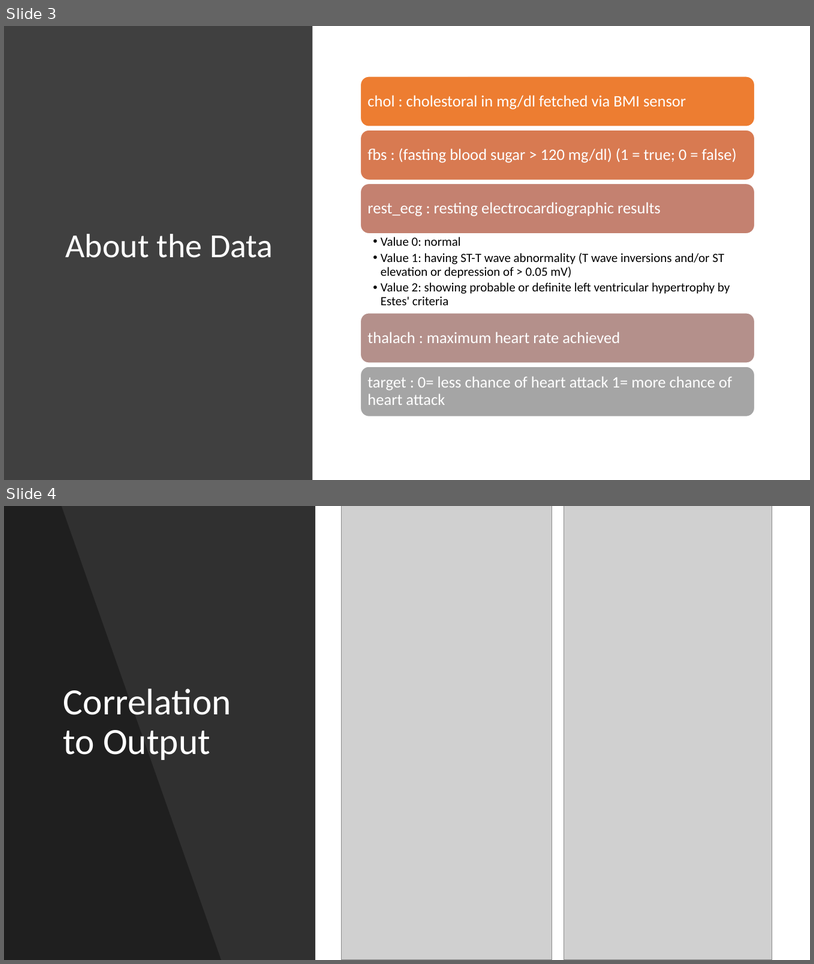
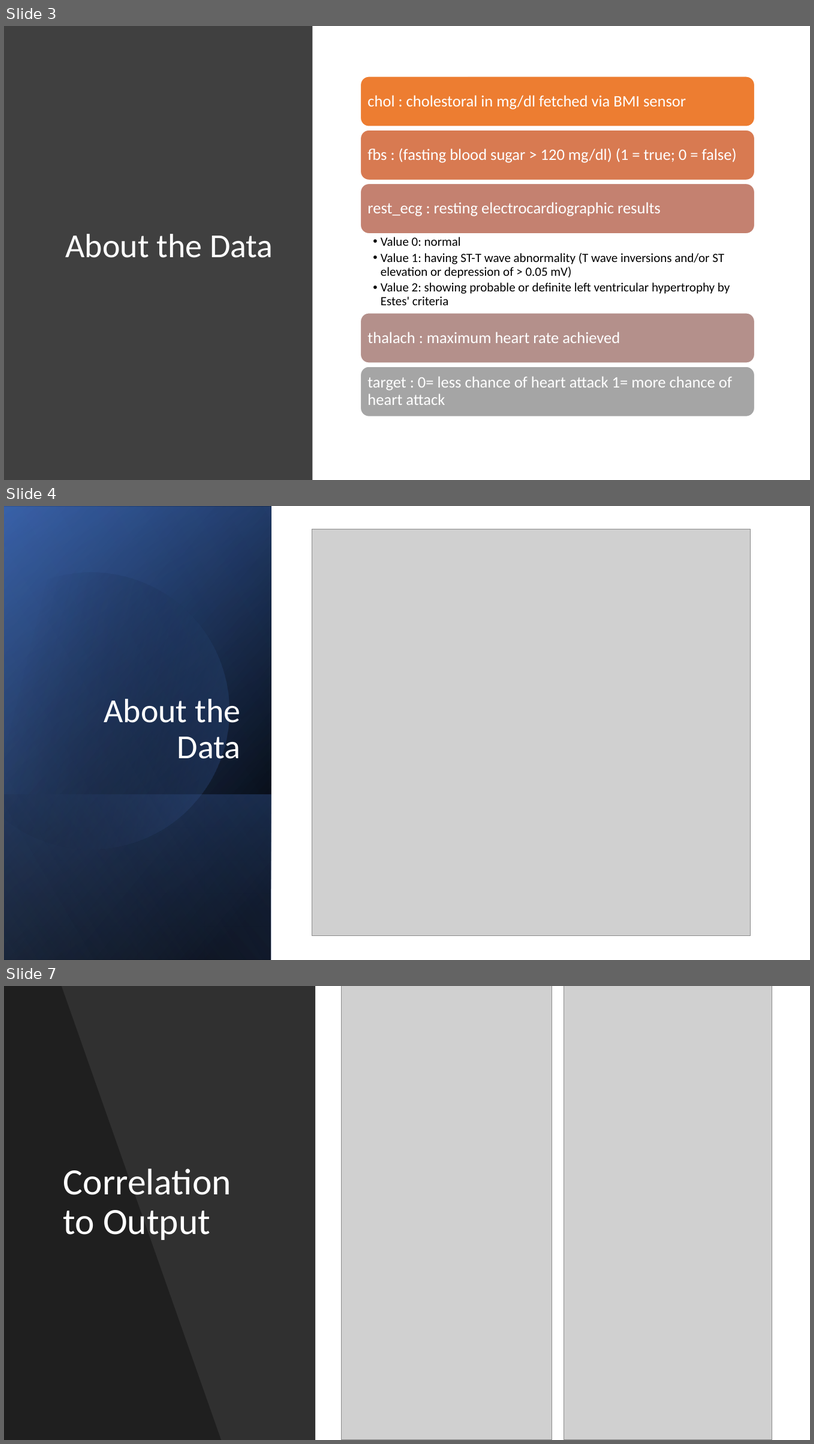
Before and after one commit to yl5741/ML-Proj, a slide deck: Heart Attack Analysis.pptx. Shown one above the other, each under a label of ours: slides 3 and 4 before the commit, slides 3, 4 and 7 after it; the slides between them are not shown. The pictures are 814x964 and 814x1444 pixels, drawn with LibreOffice and Linux fonts; fonts in the diff are those of the drawing; grey boxes stand for pictures. Boxes give left, top, right and bottom in pixels: in the first picture for what was removed or moved away, otherwise in the second. Text is boxed around its words. In the diff, an @@ line names an element or a change of style, - is before the commit and + after.

```diff
--- a/Heart Attack Analysis.pptx
+++ b/Heart Attack Analysis.pptx
@@ slide 4 added at (4, 506, 810, 960), background #FFFFFF @@
@@ rectangle added at (4, 506, 810, 960), fill #FFFFFF @@
@@ rectangle added at (4, 506, 272, 960), fill gradient #000000 to #2F5597 @@
@@ rectangle added at (4, 507, 272, 960), fill gradient #000000 to #4472C4 @@
@@ rectangle added at (4, 506, 272, 959), fill gradient #000000 to #8FAADC @@
@@ freeform shape added at (4, 540, 263, 877), fill gradient #000000 to #4472C4 @@
@@ picture added at (312, 529, 751, 936) @@
@@ title added at (104, 699, 240, 759), 40 pt, text #FFFFFF @@
+About the Data
@@ rectangle added at (4, 794, 272, 960), fill gradient #4472C4 to #000000 @@
@@ what was slide 4 is now slide 7 @@
```
Also in this commit, not shown: 2 other slides added.
